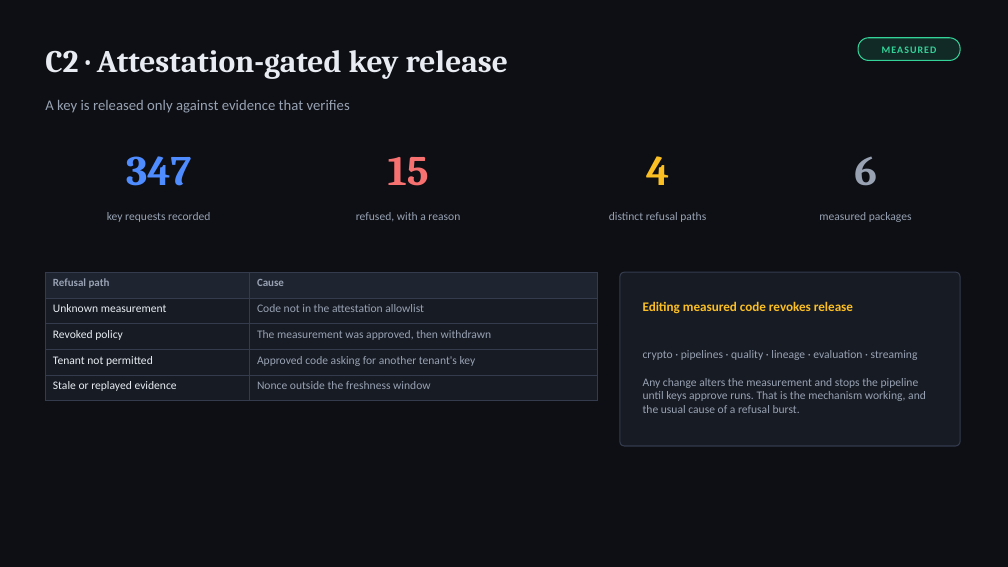
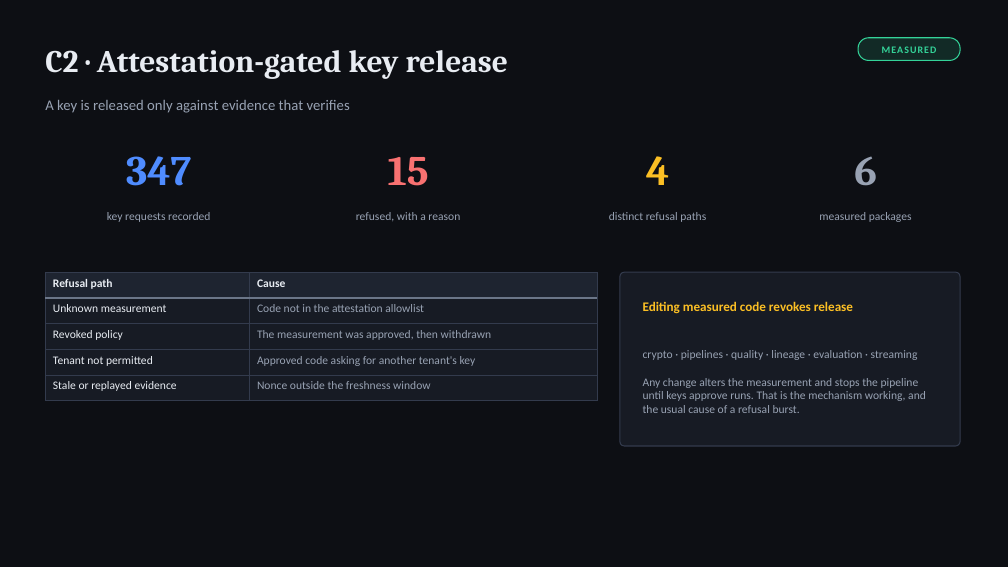
Before and after one commit to arpittomar246/confidentia, a slide deck: slide 7 of docs/report/confidentia-viva.pptx. Drawn at 1008x567 pixels with LibreOffice and Linux fonts; fonts in the diff are those of the drawing. Boxes give left, top, right and bottom in pixels: in the first picture for what was removed or moved away, otherwise in the second. Text is boxed around its words. In the diff, an @@ line names an element or a change of style, - is before the commit and + after.

```diff
--- a/docs/report/confidentia-viva.pptx
+++ b/docs/report/confidentia-viva.pptx
@@ table at [45,272,597,395] @@
@@ size 10.5 to 11 pt, text colour #98A2B3 to #E8ECF2 in "Refusal path", "Cause" @@
@@ borders changed @@
```
Also in this commit, not shown: 5 other slides changed, 1 other file.
